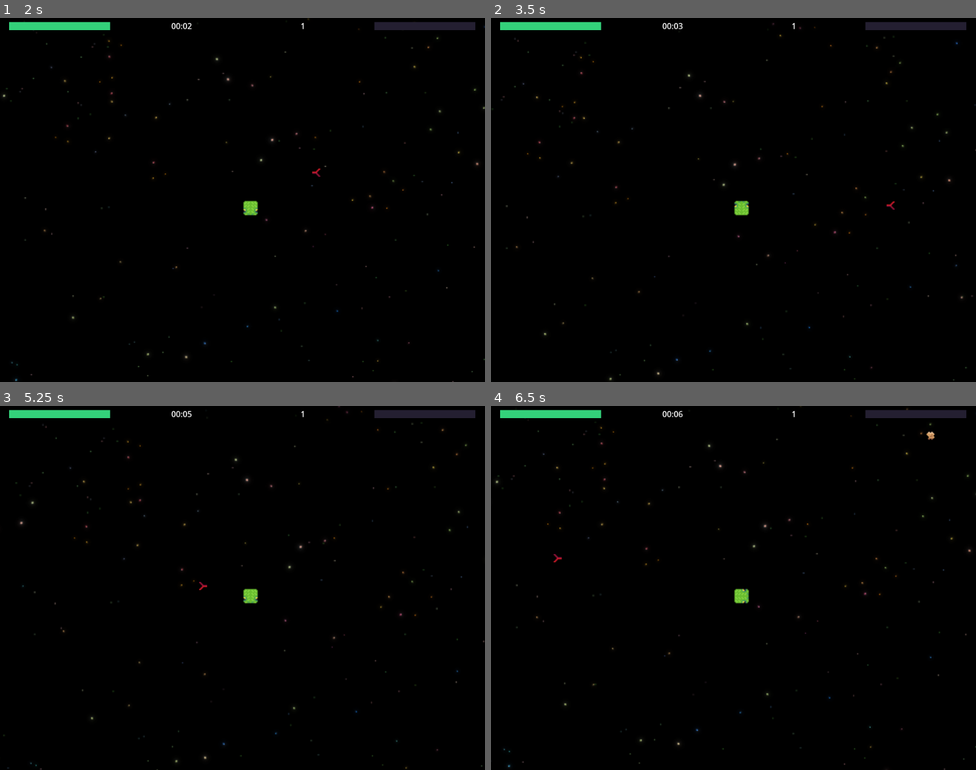
Above: before the commit, frames 1-4 (two rows, left to right).
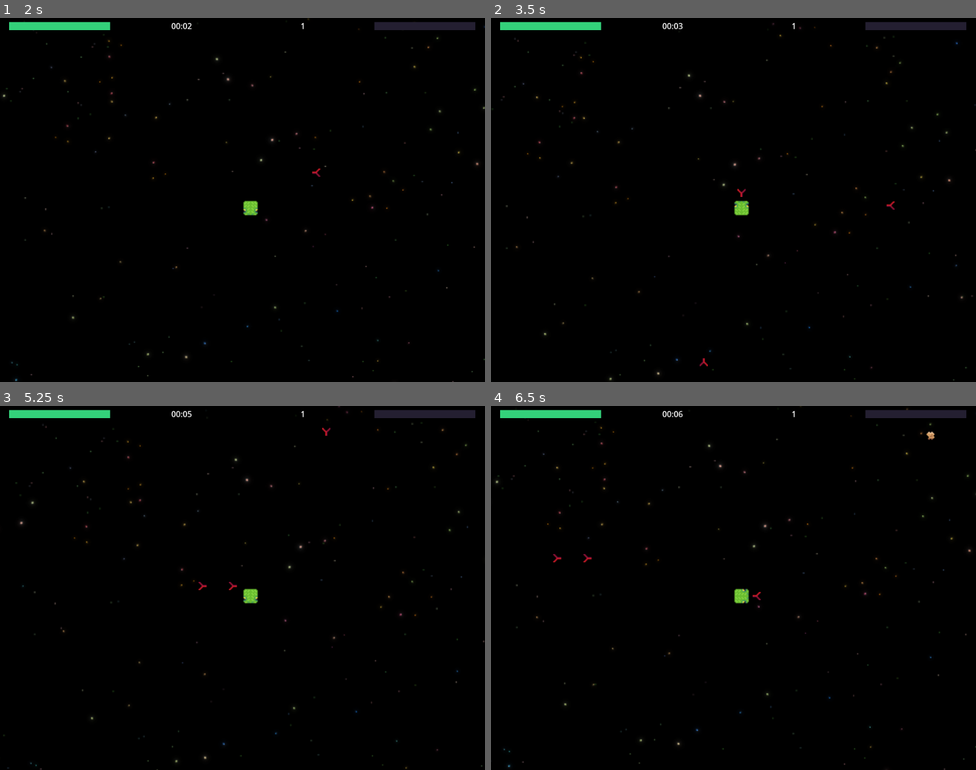
Above: after the commit, the same moments.

Repository: jaerrib/space-snake-survivor
Game: Godot game, scene res://scenes/main/main.tscn
Two runs of this game, one before a commit and one after it. Both use one fixed random seed, a clock stepped at 60 frames per second and the inputs below.
Inputs:
- Up to frame 1 (2 s): hold D (right) 0.53-1.28 s; tap P (xp_spawn) at 0.6, 1.35 s; hold S (down) from 1.28 s (still down)
- Up to frame 2 (3.5 s): release S (down) at 2.03 s; hold D (right) 2.03-2.78 s; tap P (xp_spawn) at 2.1, 2.85 s; hold Up (up) from 2.78 s (still down)
- Up to frame 3 (5.25 s): release Up (up) at 3.53 s; hold A (left) 3.53-5.03 s; tap P (xp_spawn) at 3.6, 4.35, 5.1 s; hold S (down) from 5.03 s (still down)
- Up to frame 4 (6.5 s): release S (down) at 5.78 s; hold D (right) from 5.78 s (still down); tap P (xp_spawn) at 5.85 s

Frame 1 is identical in both runs. In frame 2, less than 0.1% of the frame differs, in the area x 42-53%, y 46-96%; in frame 3, less than 0.1%; in frame 4, less than 0.1%, in the area x 12-56%, y 40-54%.

Commit message:
Add weapon leveling, adjust stats

Diff:
--- a/scenes/snake_attack_1/snake_attack_1.gd
+++ b/scenes/snake_attack_1/snake_attack_1.gd
@@ -1,9 +1,14 @@
 class_name SnakeAttack1 extends Node2D
 
-@export var damage: float = 1.0
-@export var delay_time: float = 3.0
+const MULTIPLIER: float = .1
+
+@export var damage: float = 6.5
+@export var delay_time: float = 1.0
 @export var penetration: int = 1
 @export var speed_modifier: float = 30
+
+var weapon_level: int = 1
+var level_increases: int = 0
 
 @onready var timer: Timer = $Timer
 
@@ -29,9 +34,12 @@
 
 
 func on_level_up() -> void:
-	damage *= 1.02
-	delay_time *= 0.99
-	speed_modifier *= 1.02
-	var player: Snake = get_tree().get_first_node_in_group("player")
-	if player.get_level() % 5 == 0:
+	if level_increases > 5:
+		return
+	weapon_level += 1
+	if weapon_level % 10 == 0:
+		level_increases += 1
+		damage += (damage * MULTIPLIER)
+		speed_modifier += (damage * MULTIPLIER)
+		delay_time *= (1 - MULTIPLIER)
 		penetration += 1
